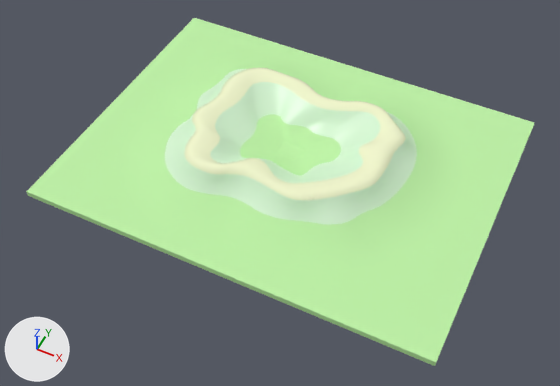
Before and after pictures for a commit that changed the glTF model public/model3D/basin.glb.
Both versions are drawn from a 50 mm camera at (0.028, -0.0588, 0.0661) aimed at (0.0007, -0.0043, -0.0021). The lights are fixed; the arrows at lower left show +X, +Y and +Z. Where no turn or scale is listed for an object, it has been applied to the vertices. Vertices at the same position are counted once.

The older version as bpy lines, for what is in view:
```python
mat_塑膠__1 = principled_material('塑膠 (1)')
mat_塑膠__1.base_color = (0.682, 0.929, 0.659)  # white #d7f7d4
mat_塑膠__1.roughness = 0.37
me_物件_1 = bpy.data.meshes.new('物件_1')
me_物件_1.from_pydata(...)  # 20138 vertices, 40264 faces; spans x -0.0245..0.0246, y -0.0187..0.0187, z -0.0007..0.0013
me_物件_1.materials.append(mat_塑膠)  # green #bef1a6
me_物件_2 = bpy.data.meshes.new('物件_2')
me_物件_2.from_pydata(...)  # 3127 vertices, 6205 faces; spans x -0.0142..0.0141, y -0.011..0.0115, z 0.0013..0.0031
me_物件_2.materials.append(mat_塑膠__1)  # white #d7f7d4
me_物件_3 = bpy.data.meshes.new('物件_3')
me_物件_3.from_pydata(...)  # 1185 vertices, 2074 faces; spans x -0.0122..0.0121, y -0.0093..0.0098, z 0.0031..0.0037
me_物件_3.materials.append(mat_油漆)  # green #f5fbd0
ob_物件_1 = bpy.data.objects.new('物件_1', me_物件_1)
ob_物件_1.location = (0.0, 0.0, 0.0)
ob_物件_2 = bpy.data.objects.new('物件_2', me_物件_2)
ob_物件_2.location = (0.0, 0.0, 0.0)
ob_物件_3 = bpy.data.objects.new('物件_3', me_物件_3)
ob_物件_3.location = (0.0, 0.0, 0.0)
```
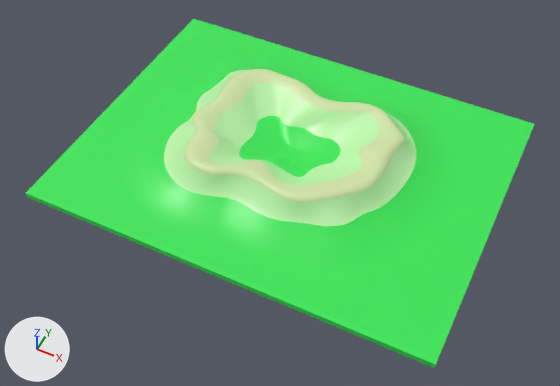
Pixel boxes (x1, y1, x2, y2) of what changed, in the pictures (560 x 386 px):
```json
{"object": "物件_1", "change": "mesh moved", "before": [26, 18, 534, 366], "after": [26, 19, 534, 368]}
{"object": "物件_2", "change": "recoloured", "before": [164, 69, 417, 226], "after": [164, 69, 417, 226], "on screen": "white to green"}
{"object": "物件_3", "change": "recoloured", "before": [184, 68, 406, 202], "after": [184, 68, 406, 202]}
```

Scene script edits in JSON lines:
```json
{"op": "set", "path": "mat_塑膠__1.base_color", "old": "(0.682, 0.929, 0.659)", "new": "(0.523, 0.929, 0.424)", "note": "white #d7f7d4 -> green #bff7ae"}
{"op": "add", "block": "mat_material_004", "code": ["mat_material_004 = principled_material('Material.004')", "mat_material_004.base_color = (0.0416, 0.8, 0.0966)  # green #39e758", "mat_material_004.roughness = 0.4"]}
{"op": "add", "block": "mat_material_005", "code": ["mat_material_005 = principled_material('Material.005')", "mat_material_005.base_color = (0.651, 0.8, 0.4)  # green #d3e7aa", "mat_material_005.roughness = 0.4"]}
{"block": "me_物件_1", "where": "me_物件_1.from_pydata(...)  # 20138 vertices, 40264 faces; spans x -0.0245..0.0246, y -0.0187..0.0187, z -0.0007..0.0013"}
{"block": "me_物件_1", "where": "# used by ob_物件_1; location = (0.0, 0.0, 0.0)"}
{"op": "remove", "block": "me_物件_1", "code": "me_物件_1.materials.append(mat_塑膠)  # green #bef1a6"}
{"block": "me_物件_1", "change": "me_物件_1 part 1: the whole mesh is moved by (0.0, -0.0002, 0.0)"}
{"op": "add", "block": "me_物件_1", "code": "me_物件_1.materials.append(mat_material_004)  # green #39e758"}
{"block": "me_物件_3", "where": "me_物件_3.from_pydata(...)  # 1185 vertices, 2074 faces; spans x -0.0122..0.0121, y -0.0093..0.0098, z 0.0031..0.0037"}
{"op": "remove", "block": "me_物件_3", "code": "me_物件_3.materials.append(mat_油漆)  # green #f5fbd0"}
{"op": "add", "block": "me_物件_3", "code": "me_物件_3.materials.append(mat_material_005)  # green #d3e7aa"}
```
